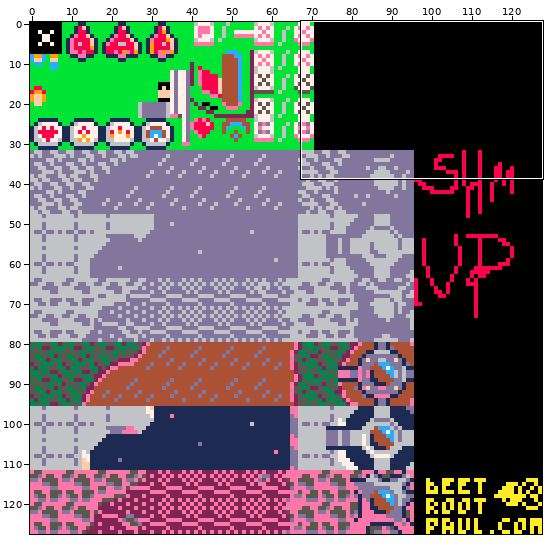
Pixel-art file, stored at graphics/spritesheet_main.aseprite. The picture above shows the old version from afar; the outline marks the close-up.
Close-up. Earlier state:
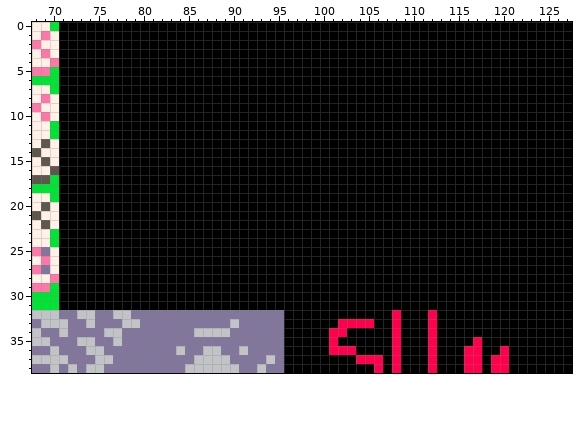
128x128 pixels, 1 frame. Shown: x 68..127, y 0..38.
The same view after the edit:
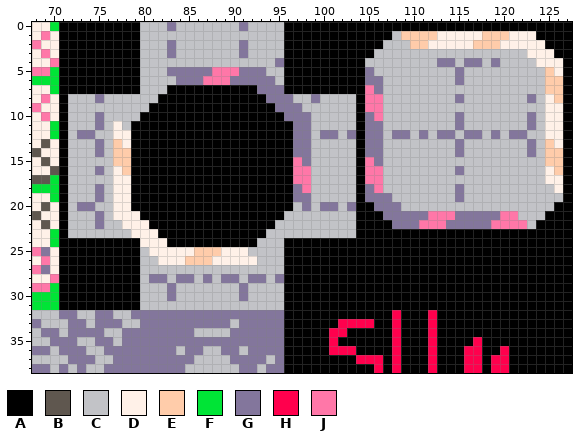
Palette (. is transparent): A #000000  B #5f574f  C #c2c3c7  D #fff1e8  E #ffccaa  F #00e436  G #83769c  H #ff004d  J #ff77a8
Commit message: add tiled bg to the title screen
Difference:
layer "title bg tiles" added
Changed rows in their new state; - is an unchanged pixel.
Layer "title bg tiles":
first column x 72:
 0 --------CCCGCCCCCCCGCCCC-------------------------------
 1 --------CCCCCCCCCCCCCCCC------------CEEEEDDDDDEEEDDD---
 2 --------CCCGCCCCCCCGCCCC-----------CCCEEDDDDDEEEDDDDD--
 3 --------CCCGCCCCCCCGCCCC----------CCCCCCCCCCCCCCCCCDDD-
 4 --------CCCCCCCCCCCCCCCG---------CCCCCCCCGGCGGCGCCCCDDD
 5 --------CCCGGGGGJJJGGGCC---------GCCCCCCCCCGCCCCCCCCCED
 6 --------CCCCGGGJJJGGGGGC---------GGCCCCCCCCGCCCCCCCCCEE
 7 --------CCC----------GGG---------JGCCCCCCCCCCCCCCCCCCEE
 8 CCCGCCCCCC------------GGGCCGCCCC-JJCCCCCCCCGCCCCCCCGCDE
 9 CCCCCCCCC--------------GGGCCCCCC-JJCCCCCCCCCCCCCCCCCCDD
10 CCCGCCCC----------------GGGCCCCC-GJCCCCCCCCGCCCCCCCGCDD
11 CCCGCDC------------------GGCCCCC-GGCCCCCCCCGCCCCCCCGCDD
12 CGGCCDD------------------GGCGGCG-GGCGGCGCGGCGGCGCGGCCDD
13 CCCGCED------------------GGCCCCC-GGCCCCCCCCGCCCCCCCGCED
14 CCCGCEE------------------GGCCCCC-GGCCCCCCCCGCCCCCCCGCEE
15 CCCCCEE------------------JGCCCCC-JGCCCCCCCCCCCCCCCCCCEE
16 CCCGCDE------------------JJCCCCC-JJCCCCCCCCGCCCCCCCCCDE
17 CCCCCDD------------------JJCCCCC-JJCCCCCCCCCCCCCCCCCCDD
18 CCCGCDD------------------GJCCCCC-GJCCCCCCCCGCCCCCCCCCCD
19 CCCGCDD------------------GGCCCCC-GGGCCCCCCCGCCCCCCCCCCC
20 CGGCCDD------------------CGCGGCG--GGGCCCCCCCCCCCCCCCCC-
21 CCCGCDDD----------------CCCCCCCC---GGGGGJJJGGGGGJJCCC--
22 CCCGCCDDD--------------CCCCCCCCC----GGGJJJGGGGGJJJJC---
23 CCCCCCCDDD------------CCCCCCCCCC-----------------------
24 --------DDD----------CCC-------------------------------
25 --------CDDDDDEEEDDDCCCC-------------------------------
26 --------CCDDDEEEDDDDDCCC-------------------------------
27 --------CCCCCCCCCCCCCCCC-------------------------------
28 --------CGGCGGCGCGGCGGCG-------------------------------
29 --------CCCGCCCCCCCGCCCC-------------------------------
30 --------CCCGCCCCCCCGCCCC-------------------------------
31 --------CCCCCCCCCCCCCCCC-------------------------------
